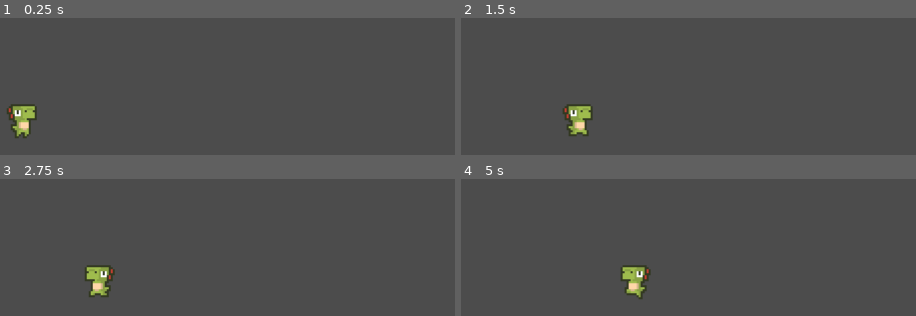
Above: before the commit, frames 1-4 (two rows, left to right).
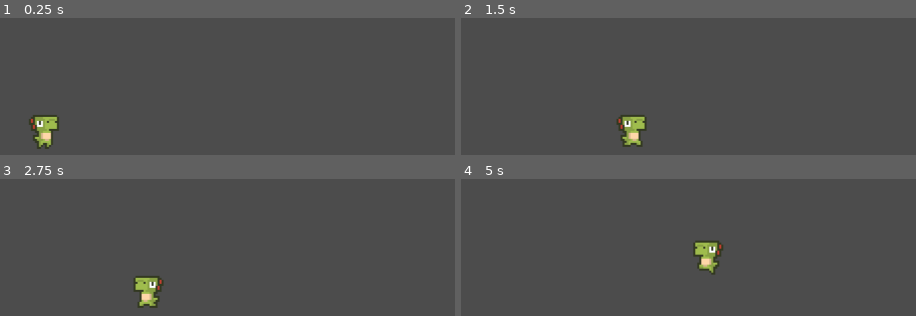
Above: after the commit, the same moments.

Repository: Russdaddy/Dinos
Game: Godot game, scene res://Main.tscn
The game is run twice, just before and just after one commit, with the same random seed, the same clock (stepped at 60 frames per second) and the same inputs.
Inputs:
- Up to frame 1 (0.25 s): no input
- Up to frame 2 (1.5 s): hold Right (ui_right) from 0.53 s (still down); tap Space (jump, bound only after the commit) at 0.6, 0.77, 1.07, 1.35 s
- Up to frame 3 (2.75 s): tap Space (jump, bound only after the commit) at 1.52, 1.82, 2.1 s; release Right (ui_right) at 2.03 s; hold Left (ui_left) from 2.03 s (still down)
- Up to frame 4 (5 s): release Left (ui_left) at 2.78 s; hold Right (ui_right) 2.78-4.28 s; tap Space (jump, bound only after the commit) at 2.85, 3.02, 3.32, 3.6, 3.77, 4.07, 4.35, 4.52, 4.82 s; hold Left (ui_left) from 4.28 s (still down)

The runs differ from the first frame. In frame 1, 2.3% of the frame differs, in the area x 1-13%, y 62-96%; in frame 2, 2.3%; in frame 3, 2.3%; in frame 4, 2.4%, in the area x 35-58%, y 45-88%.

Commit message:
basic movement

Diff:
--- a/Main.tscn
+++ b/Main.tscn
@@ -1,73 +1,103 @@
-[gd_scene load_steps=14 format=2]
+[gd_scene load_steps=17 format=2]
 
 [ext_resource path="res://sprites/dino_green_walk.png" type="Texture" id=1]
 [ext_resource path="res://sprites/dino_green_idle.png" type="Texture" id=2]
 [ext_resource path="res://Player.gd" type="Script" id=3]
+[ext_resource path="res://PlayerBody.gd" type="Script" id=4]
 
-[sub_resource type="AtlasTexture" id=5]
+[sub_resource type="RectangleShape2D" id=1]
+extents = Vector2( 19.8657, 25.7517 )
+
+[sub_resource type="AtlasTexture" id=2]
 flags = 4
 atlas = ExtResource( 2 )
 region = Rect2( 0, 0, 72, 72 )
 
-[sub_resource type="AtlasTexture" id=6]
+[sub_resource type="AtlasTexture" id=3]
 flags = 4
 atlas = ExtResource( 2 )
 region = Rect2( 72, 0, 72, 72 )
 
+[sub_resource type="AtlasTexture" id=4]
+flags = 4
+atlas = ExtResource( 2 )
+region = Rect2( 144, 0, 72, 72 )
+
+[sub_resource type="AtlasTexture" id=5]
+flags = 4
+atlas = ExtResource( 1 )
+region = Rect2( 0, 0, 72, 72 )
+
+[sub_resource type="AtlasTexture" id=6]
+flags = 4
+atlas = ExtResource( 1 )
+region = Rect2( 72, 0, 72, 72 )
+
 [sub_resource type="AtlasTexture" id=7]
 flags = 4
-atlas = ExtResource( 2 )
+atlas = ExtResource( 1 )
 region = Rect2( 144, 0, 72, 72 )
 
 [sub_resource type="AtlasTexture" id=8]
 flags = 4
 atlas = ExtResource( 1 )
-region = Rect2( 0, 0, 72, 72 )
+region = Rect2( 216, 0, 72, 72 )
 
 [sub_resource type="AtlasTexture" id=9]
 flags = 4
 atlas = ExtResource( 1 )
-region = Rect2( 72, 0, 72, 72 )
+region = Rect2( 288, 0, 72, 72 )
 
 [sub_resource type="AtlasTexture" id=10]
 flags = 4
 atlas = ExtResource( 1 )
-region = Rect2( 144, 0, 72, 72 )
-
-[sub_resource type="AtlasTexture" id=11]
-flags = 4
-atlas = ExtResource( 1 )
-region = Rect2( 216, 0, 72, 72 )
-
-[sub_resource type="AtlasTexture" id=12]
-flags = 4
-atlas = ExtResource( 1 )
-region = Rect2( 288, 0, 72, 72 )
-
-[sub_resource type="AtlasTexture" id=13]
-flags = 4
-atlas = ExtResource( 1 )
 region = Rect2( 360, 0, 72, 72 )
 
-[sub_resource type="SpriteFrames" id=4]
+[sub_resource type="SpriteFrames" id=11]
 animations = [ {
-"frames": [ SubResource( 5 ), SubResource( 6 ), SubResource( 7 ) ],
+"frames": [ SubResource( 2 ), SubResource( 3 ), SubResource( 4 ) ],
 "loop": true,
 "name": "idle",
 "speed": 8.0
 }, {
-"frames": [ SubResource( 8 ), SubResource( 9 ), SubResource( 10 ), SubResource( 11 ), SubResource( 12 ), SubResource( 13 ) ],
+"frames": [ SubResource( 5 ), SubResource( 6 ), SubResource( 7 ), SubResource( 8 ), SubResource( 9 ), SubResource( 10 ) ],
 "loop": true,
 "name": "walk",
 "speed": 10.0
 } ]
 
+[sub_resource type="RectangleShape2D" id=12]
+extents = Vector2( 591.686, 10 )
+
 [node name="Node2D" type="Node2D"]
 
-[node name="Player" type="AnimatedSprite" parent="."]
-position = Vector2( 134.543, 481.412 )
-frames = SubResource( 4 )
+[node name="KinematicBody2D" type="KinematicBody2D" parent="."]
+script = ExtResource( 4 )
+move_speed = 200
+jump_force = 400
+slope_slide_threshold = 20.0
+
+[node name="CollisionShape2D" type="CollisionShape2D" parent="KinematicBody2D"]
+position = Vector2( 171.553, 543.902 )
+shape = SubResource( 1 )
+
+[node name="Player" type="AnimatedSprite" parent="KinematicBody2D/CollisionShape2D"]
+position = Vector2( -38.1436, -38.0238 )
+frames = SubResource( 11 )
 animation = "idle"
 frame = 2
 offset = Vector2( 36, 36 )
 script = ExtResource( 3 )
+
+[node name="StaticBody2D" type="StaticBody2D" parent="."]
+
+[node name="CollisionShape2D" type="CollisionShape2D" parent="StaticBody2D"]
+position = Vector2( 592.163, 589.643 )
+shape = SubResource( 12 )
+
+[node name="StaticBody2D2" type="StaticBody2D" parent="."]
+
+[node name="CollisionShape2D" type="CollisionShape2D" parent="StaticBody2D2"]
+position = Vector2( 696.737, 534.206 )
+rotation = -0.380482
+shape = SubResource( 12 )
--- a/Player.gd
+++ b/Player.gd
@@ -10,19 +10,16 @@
 # Called when the node enters the scene tree for the first time.
 func _ready():
 	play();
-	set_position(Vector2(100,500))
 	pass # Replace with function body.
 
 # Called every frame. 'delta' is the elapsed time since the previous frame.
 func _process(delta):
 
-	if Input.is_key_pressed(KEY_RIGHT):
-		position += Vector2(150 * delta,0)
+	if Input.is_action_pressed("ui_right"):
 		self.flip_h = false
-	if Input.is_key_pressed(KEY_LEFT):
-		position += Vector2(-150 * delta,0)
+	if Input.is_action_pressed("ui_left"):
 		self.flip_h = true
-	if((!Input.is_key_pressed(KEY_LEFT) && !Input.is_key_pressed(KEY_RIGHT)) || (Input.is_key_pressed(KEY_LEFT) && Input.is_key_pressed(KEY_RIGHT))):
+	if((!Input.is_action_pressed("ui_right") && !Input.is_action_pressed("ui_left")) || (Input.is_action_pressed("ui_right") && Input.is_action_pressed("ui_left"))):
 		set_animation('idle')
 	else:
 		set_animation('walk')
--- /dev/null
+++ b/PlayerBody.gd
@@ -0,0 +1,43 @@
+extends KinematicBody2D
+
+export var snap := false
+export var move_speed := 250
+export var jump_force := 500
+export var down_force := 3
+export var gravity := 900
+export var slope_slide_threshold := 50.0
+
+
+var velocity := Vector2()
+
+func _physics_process(delta):
+	var direction_x := Input.get_action_strength("ui_right") - Input.get_action_strength("ui_left")
+	velocity.x = direction_x * move_speed
+
+	if Input.is_action_just_pressed("jump") and snap:
+		velocity.y = -jump_force
+		snap = false
+
+	if(Input.get_action_strength("ui_down") > 0):
+		velocity.y += gravity * down_force * delta
+	else:
+		velocity.y += gravity * delta
+
+	var snap_vector = Vector2(0, 32) if snap else Vector2()
+	velocity = move_and_slide_with_snap(velocity, snap_vector, Vector2.UP, slope_slide_threshold, 4, deg2rad(46))
+
+	if is_on_floor() and (Input.is_action_just_released("ui_right") or Input.is_action_just_released("ui_left")):
+		velocity.y = 0
+
+	var just_landed := is_on_floor() and not snap
+	if just_landed:
+		snap = true
+
+# Called when the node enters the scene tree for the first time.
+func _ready():
+	pass # Replace with function body.
+
+
+# Called every frame. 'delta' is the elapsed time since the previous frame.
+#func _process(delta):
+#	pass
--- a/project.godot
+++ b/project.godot
@@ -24,6 +24,35 @@
 window/size/width=1200
 window/dpi/allow_hidpi=true
 
+[input]
+
+ui_left={
+"deadzone": 0.5,
+"events": [ Object(InputEventKey,"resource_local_to_scene":false,"resource_name":"","device":0,"alt":false,"shift":false,"control":false,"meta":false,"command":false,"pressed":false,"scancode":16777231,"unicode":0,"echo":false,"script":null)
+, Object(InputEventJoypadButton,"resource_local_to_scene":false,"resource_name":"","device":0,"button_index":14,"pressure":0.0,"pressed":false,"script":null)
+, Object(InputEventKey,"resource_local_to_scene":false,"resource_name":"","device":0,"alt":false,"shift":false,"control":false,"meta":false,"command":false,"pressed":false,"scancode":65,"unicode":0,"echo":false,"script":null)
+ ]
+}
+ui_right={
+"deadzone": 0.5,
+"events": [ Object(InputEventKey,"resource_local_to_scene":false,"resource_name":"","device":0,"alt":false,"shift":false,"control":false,"meta":false,"command":false,"pressed":false,"scancode":16777233,"unicode":0,"echo":false,"script":null)
+, Object(InputEventJoypadButton,"resource_local_to_scene":false,"resource_name":"","device":0,"button_index":15,"pressure":0.0,"pressed":false,"script":null)
+, Object(InputEventKey,"resource_local_to_scene":false,"resource_name":"","device":0,"alt":false,"shift":false,"control":false,"meta":false,"command":false,"pressed":false,"scancode":68,"unicode":0,"echo":false,"script":null)
+ ]
+}
+ui_down={
+"deadzone": 0.5,
+"events": [ Object(InputEventKey,"resource_local_to_scene":false,"resource_name":"","device":0,"alt":false,"shift":false,"control":false,"meta":false,"command":false,"pressed":false,"scancode":16777234,"unicode":0,"echo":false,"script":null)
+, Object(InputEventJoypadButton,"resource_local_to_scene":false,"resource_name":"","device":0,"button_index":13,"pressure":0.0,"pressed":false,"script":null)
+, Object(InputEventKey,"resource_local_to_scene":false,"resource_name":"","device":0,"alt":false,"shift":false,"control":false,"meta":false,"command":false,"pressed":false,"scancode":83,"unicode":0,"echo":false,"script":null)
+ ]
+}
+jump={
+"deadzone": 0.5,
+"events": [ Object(InputEventKey,"resource_local_to_scene":false,"resource_name":"","device":0,"alt":false,"shift":false,"control":false,"meta":false,"command":false,"pressed":false,"scancode":32,"unicode":0,"echo":false,"script":null)
+ ]
+}
+
 [rendering]
 
 quality/driver/driver_name="GLES2"
